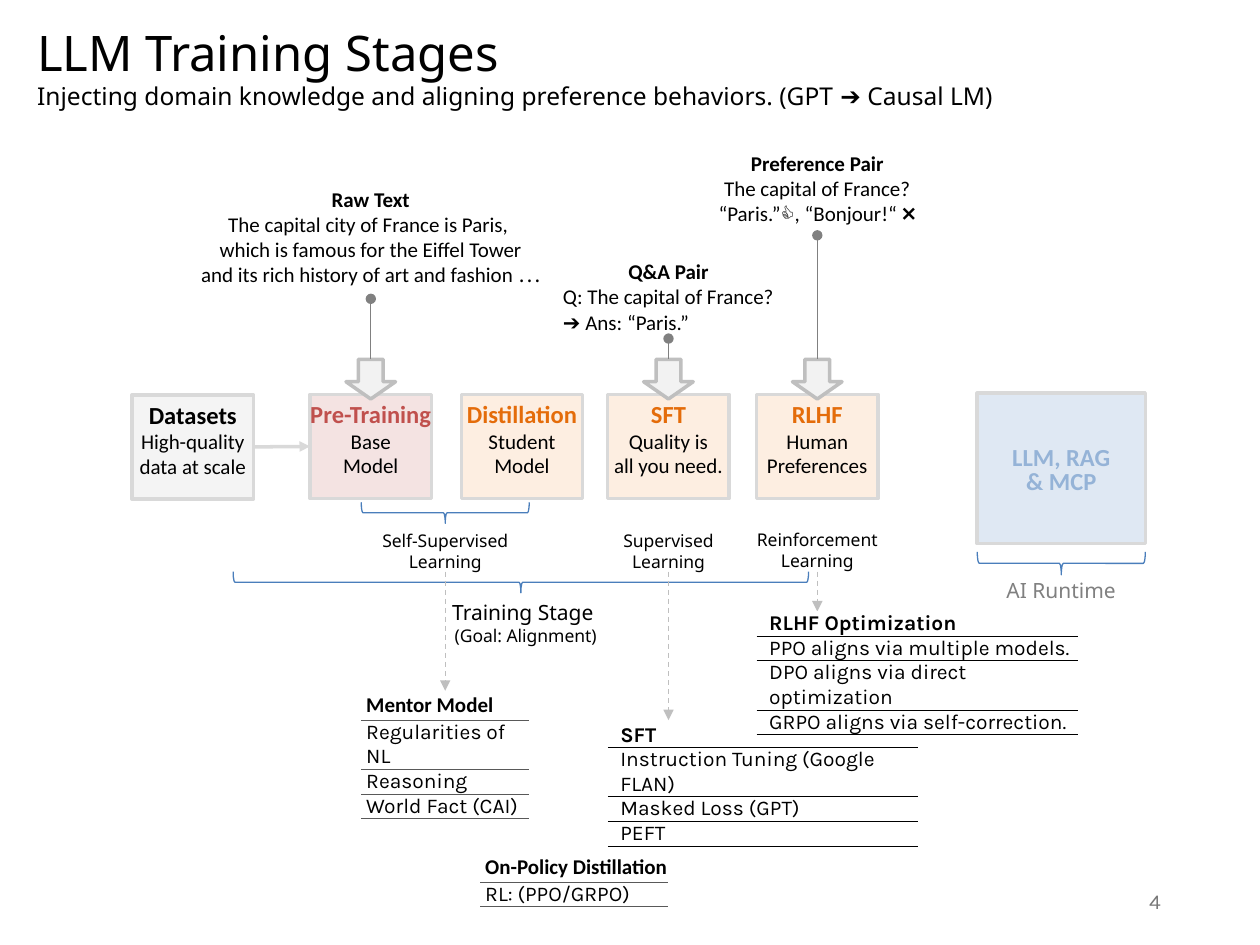
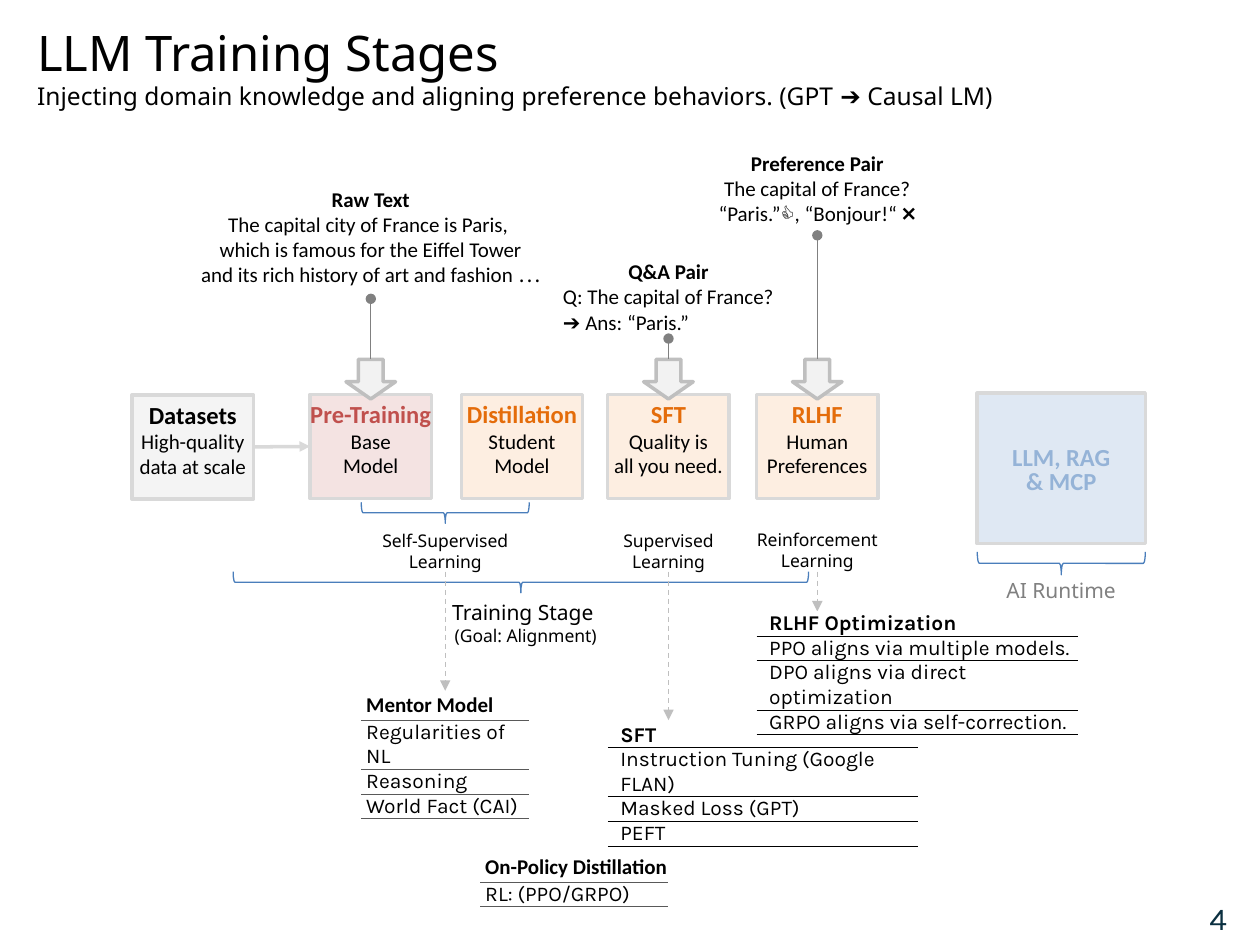
Before and after one commit to navibator/crazy-ai, a slide deck: slide 5 of gemma-v4-0914.pptx. Drawn at 1260x945 pixels with LibreOffice and Linux fonts; fonts in the diff are those of the drawing; background and template pictures are left out. Boxes give left, top, right and bottom in pixels: in the first picture for what was removed or moved away, otherwise in the second. Text is boxed around its words. In the diff, an @@ line names an element or a change of style, - is before the commit and + after.

```diff
--- a/gemma-v4-0914.pptx
+++ b/gemma-v4-0914.pptx
@@ page number: place and size @@
-page number at box(1149, 895, 1161, 909)
+page number at box(1209, 910, 1227, 930)
@@ page number at box(1209, 910, 1227, 930): size 12 to 18 pt, text colour #797979 to #0B3041; alignment right to left @@
```
Also in this commit, not shown: 35 other slides changed, 1 other file.
